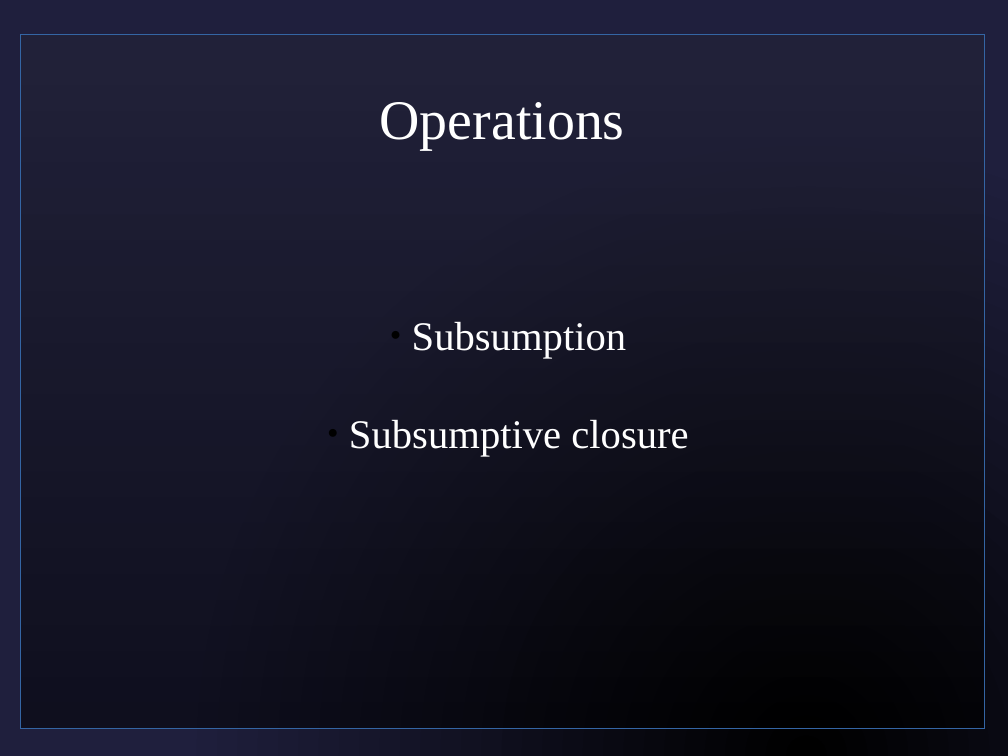
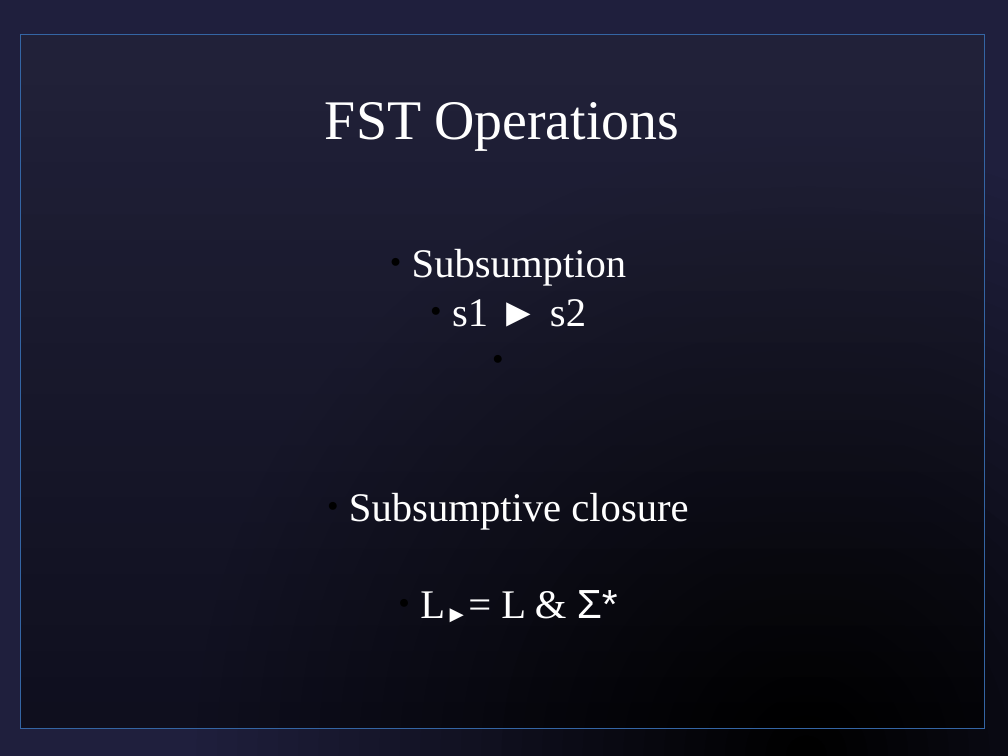
Before and after one commit to sjf/eventlogic, a slide deck: slide 14 of pres1.odp (slide 10 before the commit). Drawn at 1008x756 pixels with LibreOffice and Linux fonts; fonts in the diff are those of the drawing; background and template pictures are left out. Boxes give left, top, right and bottom in pixels: in the first picture for what was removed or moved away, otherwise in the second. Text is boxed around its words. In the diff, an @@ line names an element or a change of style, - is before the commit and + after.

```diff
--- a/pres1.odp
+++ b/pres1.odp
@@ title at [325, 102, 679, 150]: text changed @@
-Operations
+FST Operations
@@ subtitle "Subsumption": place and size @@
-subtitle "Subsumption" at [349, 321, 688, 456]
+subtitle "Subsumption" at [349, 248, 688, 618]
@@ subtitle at [452, 299, 586, 327]: paragraph added @@
+  ● s1 ► s2
@@ subtitle at [420, 590, 618, 618]: paragraph added @@
+  ● L►= L & Σ*
```
Also in this commit, not shown: 6 other slides changed, 9 slides added, 6 slides removed, 1 other file.
